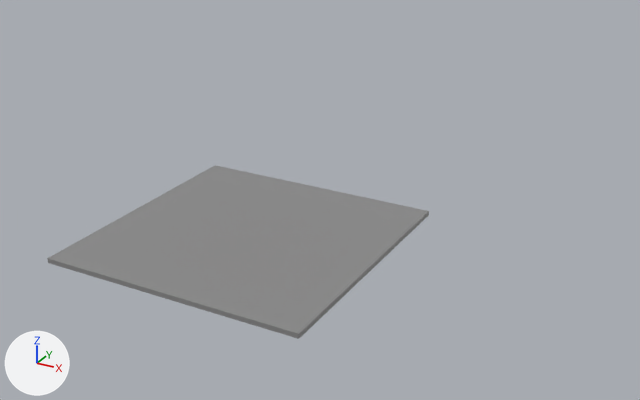
The Blender file Resources/levels/editor2.blend: old version first, new version second.
Both versions are drawn from a camera (50 mm lens) standing at (99.1, -147.5, 84.4) and looking at (22.4, -8.2, 14.7). The lights are fixed; the arrows at lower left show +X, +Y and +Z.
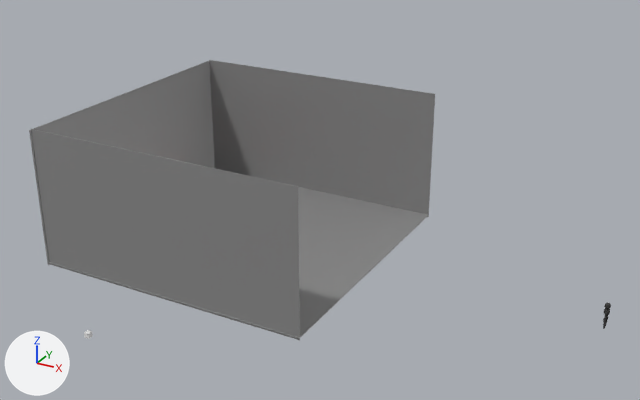
The newer file is also rescaled (x1.958), turned or shifted as a whole; pictures and numbers use the older file's frame.

Where the change shows, as pixel boxes [x1, y1, x2, y2] in the pictures (640 x 400 px):
'Cube.003', added: after [31, 129, 300, 340]
'Cube.002', moved, rescaled: before [47, 165, 429, 339]; after [48, 187, 429, 339]
'Cube.005', added: after [209, 60, 435, 217]
'Cube.001', added: after [29, 61, 215, 265]
'立方体.001', added: after [603, 303, 611, 329]

The change, as a diff of the scene's bpy script:
```diff
--- a/Resources/levels/editor2.blend.py
+++ b/Resources/levels/editor2.blend.py
@@ img_tex_png_004 @@
+img_tex_png_004 = load_image('tex.png.004', '../player/tex.png', 1024, 1024, 'sRGB')
@@ mat_マテリアル @@
+mat_マテリアル = principled_material('マテリアル')
+mat_マテリアル.texture = img_tex_png_004
+mat_マテリアル.specular_ior_level = 0.0
@@ me_立方体_001 @@
+me_立方体_001.from_pydata(...)  # 181 vertices, 336 faces, 3 loose edges; spans x -1.0..1.0, y -2.9..2.9, z 0.0..9.82
+me_立方体_001.materials.append(mat_マテリアル)  # picture img_tex_png_004
@@ ob_cube_002 @@
 ob_cube_002 = bpy.data.objects.new('Cube.002', me_cube_002)
-ob_cube_002.location = (0.0, 0.0, -1.8)
-ob_cube_002.scale = (3.0, 3.0, 3.0)
+ob_cube_002.location = (0.0, 0.0, -2.2)
+ob_cube_002.scale = (-3.0, -3.0, -0.411)
@@ ob_立方体_001 @@
+ob_立方体_001 = bpy.data.objects.new('立方体.001', me_立方体_001)
+ob_立方体_001.location = (77.4, 0.0, -2.2)
+ob_立方体_001.scale = (0.511, 0.511, 0.511)
@@ ob_cube_005 @@
+ob_cube_005 = bpy.data.objects.new('Cube.005', me_cube_002.copy())  # the mesh of ob_cube_002
+ob_cube_005.location = (-0.1, 30.3, 12.2)
+ob_cube_005.rotation_euler = (-1.571, -1.571, 0.0)  # degrees (-90, -90, 0)
+ob_cube_005.scale = (-1.48, -3.0, -0.411)
@@ ob_cube_003 @@
+ob_cube_003 = bpy.data.objects.new('Cube.003', me_cube_002.copy())  # the mesh of ob_cube_002
+ob_cube_003.location = (-0.1, -29.9, 12.2)
+ob_cube_003.rotation_euler = (-1.571, -1.571, 0.0)  # degrees (-90, -90, 0)
+ob_cube_003.scale = (-1.48, -3.0, -0.411)
@@ ob_cube_001 @@
+ob_cube_001 = bpy.data.objects.new('Cube.001', me_cube_002.copy())  # the mesh of ob_cube_002
+ob_cube_001.location = (-30.4, 0.0, 12.0)
+ob_cube_001.rotation_euler = (3.142, -1.571, 0.0)  # degrees (180, -90, 0)
+ob_cube_001.scale = (-1.48, -3.0, -0.411)
```
